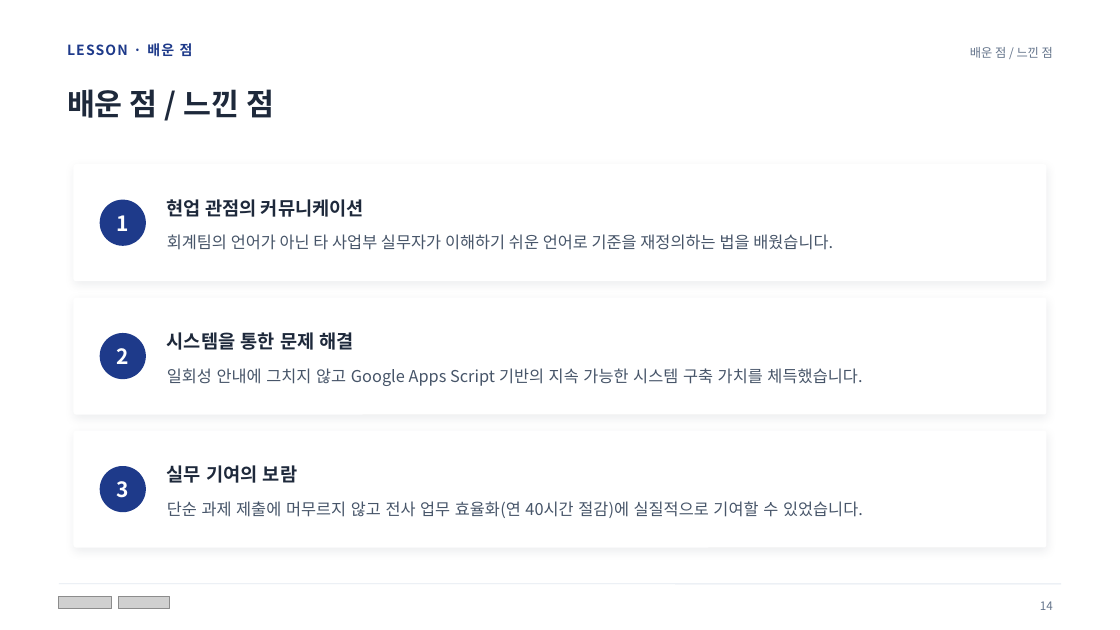
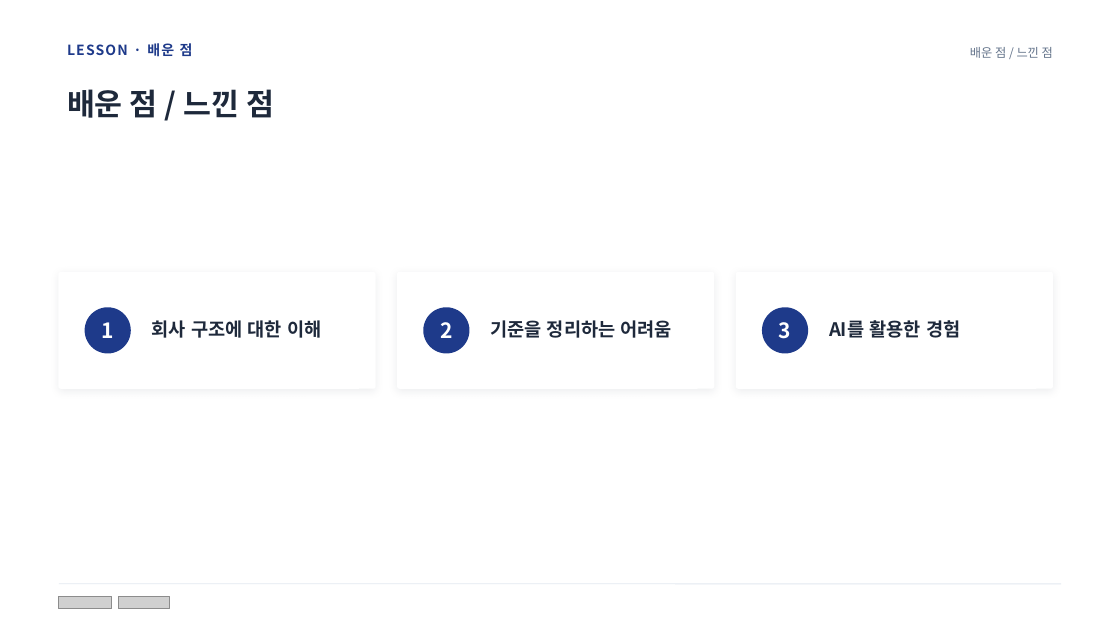
Before and after one commit to mdj11-netizen/vs-code, a slide deck: slide 29 of 과제pt/PPT/최종발표_회계Wiki구축_문동진_v2.pptx (slide 16 before the commit). Drawn at 1120x630 pixels with LibreOffice and Linux fonts; fonts in the diff are those of the drawing; grey boxes stand for pictures; background and template pictures are left out. Boxes give left, top, right and bottom in pixels: in the first picture for what was removed or moved away, otherwise in the second. Text is boxed around its words. In the diff, an @@ line names an element or a change of style, - is before the commit and + after.

```diff
--- a/과제pt/PPT/최종발표_회계Wiki구축_문동진_v2.pptx
+++ b/과제pt/PPT/최종발표_회계Wiki구축_문동진_v2.pptx
@@ text removed at <box>167,234,833,250</box> @@
-회계팀의 언어가 아닌 타 사업부 실무자가 이해하기 쉬운 언어로 기준을 재정의하는 법을 배웠습니다.
@@ rounded rectangle: place and size @@
-rounded rectangle at <box>74,165,1047,281</box>
+rounded rectangle at <box>59,272,376,389</box>
@@ rounded rectangle: place and size @@
-rounded rectangle at <box>74,297,1047,414</box>
+rounded rectangle at <box>397,272,715,389</box>
@@ rounded rectangle: place and size @@
-rounded rectangle at <box>74,431,1047,548</box>
+rounded rectangle at <box>736,272,1054,389</box>
@@ text "1": place and size @@
-text "1" at <box>117,215,129,231</box>
+text "1" at <box>101,322,113,338</box>
@@ ellipse: place and size @@
-ellipse at <box>100,200,146,246</box>
+ellipse at <box>85,308,131,354</box>
@@ text at <box>152,320,321,338</box>: text changed @@
-현업 관점의 커뮤니케이션
+회사 구조에 대한 이해
@@ text "2": place and size @@
-text "2" at <box>117,348,129,364</box>
+text "2" at <box>440,322,452,338</box>
@@ ellipse: place and size @@
-ellipse at <box>100,333,146,379</box>
+ellipse at <box>423,308,470,354</box>
@@ text at <box>490,320,672,338</box>: text changed @@
-시스템을 통한 문제 해결
+기준을 정리하는 어려움
@@ text "3": place and size @@
-text "3" at <box>117,481,129,498</box>
+text "3" at <box>779,322,791,339</box>
@@ ellipse: place and size @@
-ellipse at <box>100,466,146,513</box>
+ellipse at <box>762,308,808,354</box>
@@ text added at <box>829,320,960,338</box>, 16 pt, text #1E293B, bold @@
+AI를 활용한 경험
@@ text removed at <box>167,368,862,386</box> @@
-일회성 안내에 그치지 않고 Google Apps Script 기반의 지속 가능한 시스템 구축 가치를 체득했습니다.
@@ text removed at <box>167,465,297,483</box> @@
-실무 기여의 보람
@@ text removed at <box>167,501,863,518</box> @@
-단순 과제 제출에 머무르지 않고 전사 업무 효율화(연 40시간 절감)에 실질적으로 기여할 수 있었습니다.
@@ text removed at <box>1040,601,1053,610</box> @@
-14
```
Also in this commit, not shown: 12 other slides changed, 15 slides added, 2 slides removed, 6 other files.
